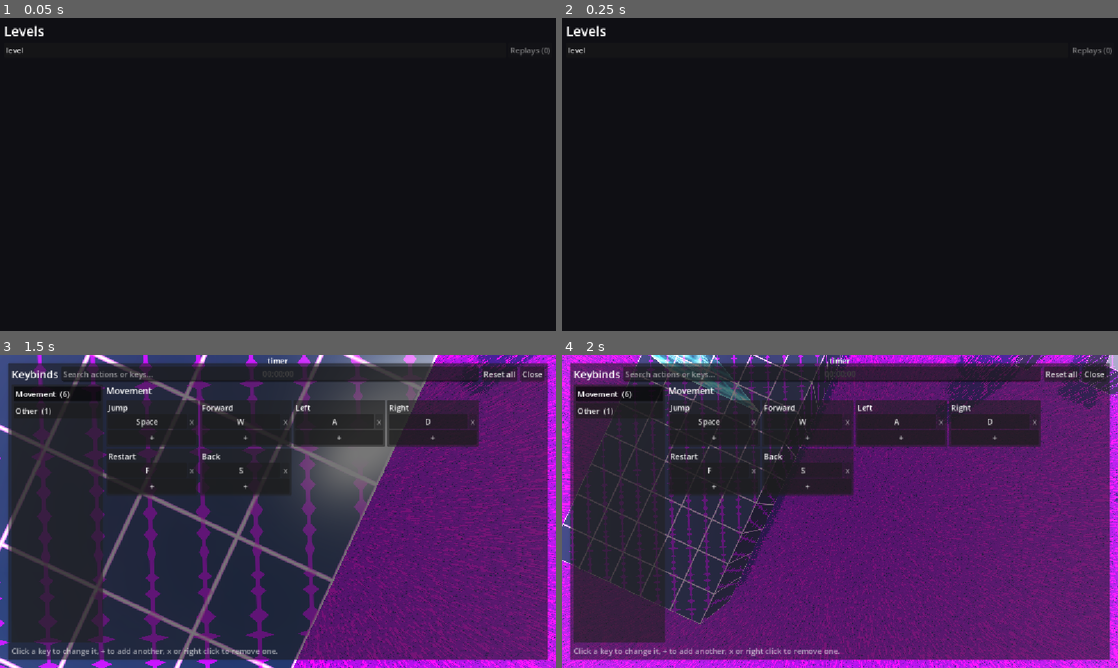
Above: before the commit, frames 1-4 (two rows, left to right).
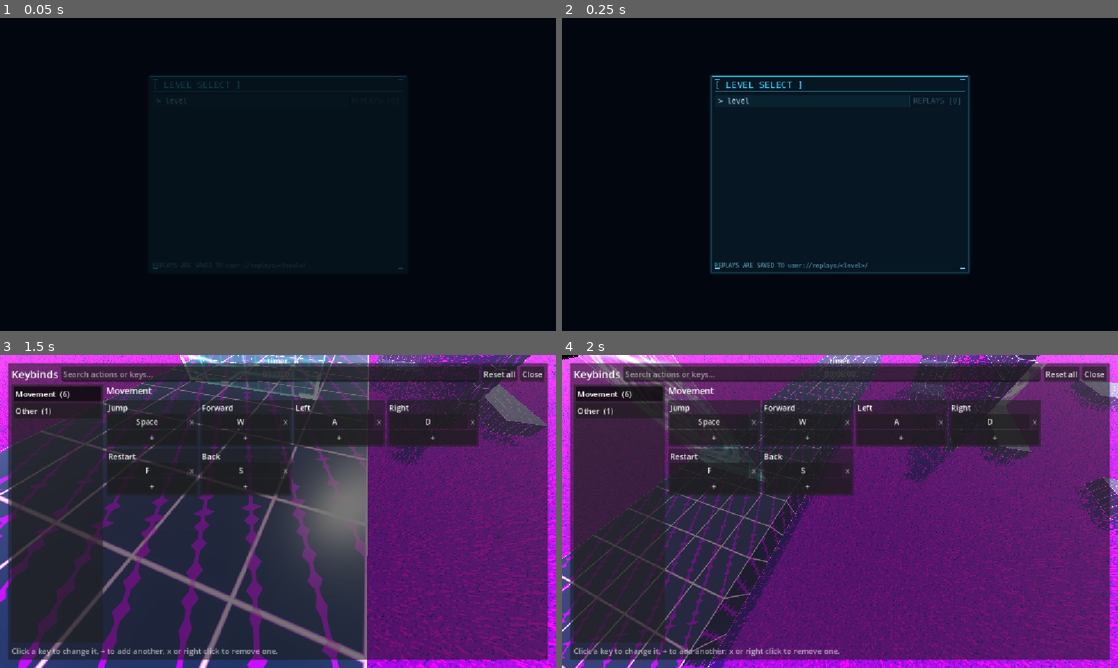
Above: after the commit, the same moments.

Repository: rsa17826/srtest
Game: Godot game, scene res://scenes/level-select/level-select.tscn
The game is run twice, just before and just after one commit, with the same random seed, the same clock (stepped at 60 frames per second) and the same inputs.
Inputs (mouse positions are in pixels of both pictures, inside the frame that each line leads up to):
- Up to frame 1 (0.05 s): no input
- Up to frame 2 (0.25 s): no input
- Up to frame 3 (1.5 s): click "level" (after the commit: "> level") at 0.5 s; tap Enter (ui_accept) at 1.25 s; move the mouse to (400, 495) at 1.27 s; hold D (right) from 1.28 s (still down); tap ` (show_keybinds) at 1.35 s; click (400, 495) at 1.42 s
- Up to frame 4 (2 s): keep holding D (right); tap Space (jump) at 1.52 s

The runs differ from the first frame. In frame 1, 0.8% of the frame differs, in the area x 0-99%, y 2-81%; in frame 2, 3.4%; in frame 3, 38%, in the area x 0-100%, y 0-100%; in frame 4, 36%.

Commit message:
NO MESSAGE SET

Diff:
--- a/level_select.gd
+++ b/level_select.gd
@@ -2,38 +2,51 @@
 # Root script of res://scenes/level_select.tscn (a single Control node). Set it as the main scene.
 
 var content: VBoxContainer
+var header: VBoxContainer
+var window: PanelContainer
 
 func _ready() -> void:
+  theme = SystemUI.theme()
   Input.mouse_mode = Input.MOUSE_MODE_VISIBLE
   set_anchors_and_offsets_preset(Control.PRESET_FULL_RECT)
+
   var bg := ColorRect.new()
-  bg.color = Color(0.06, 0.06, 0.08)
+  bg.color = Color(0.01, 0.03, 0.06)
   bg.set_anchors_and_offsets_preset(Control.PRESET_FULL_RECT)
   add_child(bg)
 
+  var center := CenterContainer.new()
+  center.set_anchors_and_offsets_preset(Control.PRESET_FULL_RECT)
+  add_child(center)
+
+  window = PanelContainer.new()
+  center.add_child(window)
+  SystemUI.add_brackets(window)
+
+  var vbox := VBoxContainer.new()
+  vbox.add_theme_constant_override("separation", 6)
+  window.add_child(vbox)
+
+  header = SystemUI.header("")
+  vbox.add_child(header)
+
   var scroll := ScrollContainer.new()
-  scroll.set_anchors_and_offsets_preset(Control.PRESET_FULL_RECT)
-  scroll.offset_left = 8
-  scroll.offset_top = 8
-  scroll.offset_right = -8
-  scroll.offset_bottom = -8
-  add_child(scroll)
+  scroll.custom_minimum_size = Vector2(520, 340)
+  scroll.horizontal_scroll_mode = ScrollContainer.SCROLL_MODE_DISABLED
+  vbox.add_child(scroll)
 
   content = VBoxContainer.new()
   content.size_flags_horizontal = Control.SIZE_EXPAND_FILL
-  content.add_theme_constant_override("separation", 4)
+  content.add_theme_constant_override("separation", 3)
   scroll.add_child(content)
+
+  vbox.add_child(SystemUI.dim_label("REPLAYS ARE SAVED TO user://replays/<level>/"))
   _show_levels()
+  SystemUI.fade_in(window)
 
 func _clear() -> void:
   for c in content.get_children():
     c.queue_free()
-
-func _label(text: String, size := 16) -> Label:
-  var l := Label.new()
-  l.text = text
-  l.add_theme_font_size_override("font_size", size)
-  return l
 
 func _button(text: String, callback: Callable) -> Button:
   var b := Button.new()
@@ -41,42 +54,42 @@
   b.pressed.connect(callback)
   return b
 
+func _row_button(text: String, callback: Callable) -> Button:
+  var b := _button("> " + text, callback)
+  b.size_flags_horizontal = Control.SIZE_EXPAND_FILL
+  b.alignment = HORIZONTAL_ALIGNMENT_LEFT
+  return b
+
 func _show_levels() -> void:
   _clear()
-  content.add_child(_label("Levels", 28))
-  log.pp(Replays.list_levels())
+  SystemUI.set_title(header, "Level Select")
   for path in Replays.list_levels():
     var row := HBoxContainer.new()
-    row.add_theme_constant_override("separation", 4)
+    row.add_theme_constant_override("separation", 3)
     content.add_child(row)
 
-    var name := Replays.level_name_of(path)
-    var play := _button(name, _play.bind(path))
-    play.size_flags_horizontal = Control.SIZE_EXPAND_FILL
-    play.alignment = HORIZONTAL_ALIGNMENT_LEFT
-    row.add_child(play)
+    var level := Replays.level_name_of(path)
+    row.add_child(_row_button(level, _play.bind(path)))
 
-    var count := Replays.list_replays(name).size()
-    var rep := _button("Replays (%d)" % count, _show_replays.bind(path))
+    var count := Replays.list_replays(level).size()
+    var rep := _button("REPLAYS [%d]" % count, _show_replays.bind(path))
     rep.disabled = count == 0
     row.add_child(rep)
 
 func _show_replays(level_path: String) -> void:
   _clear()
   var level := Replays.level_name_of(level_path)
-  content.add_child(_button("< Back", _show_levels))
-  content.add_child(_label("Replays - " + level, 28))
+  SystemUI.set_title(header, "Replays :: " + level)
+  content.add_child(_button("< BACK", _show_levels))
   for replay in Replays.list_replays(level):
     var row := HBoxContainer.new()
-    row.add_theme_constant_override("separation", 4)
+    row.add_theme_constant_override("separation", 3)
     content.add_child(row)
 
-    var watch := _button(Replays.pretty_name(replay), _watch.bind(level_path, replay))
-    watch.size_flags_horizontal = Control.SIZE_EXPAND_FILL
-    watch.alignment = HORIZONTAL_ALIGNMENT_LEFT
-    row.add_child(watch)
-
-    row.add_child(_button("Delete", _delete.bind(level_path, replay)))
+    row.add_child(_row_button(Replays.pretty_name(replay), _watch.bind(level_path, replay)))
+    var del := _button("DELETE", _delete.bind(level_path, replay))
+    SystemUI.make_danger(del)
+    row.add_child(del)
 
 func _play(level_path: String) -> void:
   Replays.pending_path = ""
--- a/scenes/replay-viewer/replay_viewer.gd
+++ b/scenes/replay-viewer/replay_viewer.gd
@@ -66,10 +66,8 @@
 
 func _build_ui() -> void:
   panel = PanelContainer.new()
-  var style := StyleBoxFlat.new()
-  style.bg_color = Color(0.07, 0.07, 0.09, 0.92)
-  style.set_content_margin_all(4)
-  panel.add_theme_stylebox_override("panel", style)
+  panel.theme = SystemUI.theme()
+  SystemUI.add_brackets(panel)
   panel.set_anchors_and_offsets_preset(Control.PRESET_BOTTOM_WIDE)
   panel.grow_vertical = Control.GROW_DIRECTION_BEGIN
   add_child(panel)
@@ -100,6 +98,7 @@
   info = Label.new()
   info.size_flags_horizontal = Control.SIZE_EXPAND_FILL
   info.horizontal_alignment = HORIZONTAL_ALIGNMENT_CENTER
+  info.add_theme_color_override("font_color", SystemUI.CYAN)
   row.add_child(info)
 
   btn_close = _make_button("Close", row, close)
--- /dev/null
+++ b/system_ui.gd
@@ -0,0 +1,120 @@
+class_name SystemUI
+# Shared "system window" look (LitRPG status window / sci-fi HUD): dark translucent
+# panels, thin cyan borders with a soft glow, corner brackets, monospace text.
+
+const CYAN := Color(0.25, 0.85, 1.0)
+const TEXT := Color(0.75, 0.95, 1.0)
+const DIM := Color(0.4, 0.65, 0.75)
+const BG := Color(0.02, 0.07, 0.12, 0.9)
+const DANGER := Color(1.0, 0.4, 0.4)
+
+static var _theme: Theme
+
+static func _box(bg: Color, border: Color, glow := 0.0, mx := 8, my := 4) -> StyleBoxFlat:
+  var s := StyleBoxFlat.new()
+  s.bg_color = bg
+  s.border_color = border
+  s.set_border_width_all(1)
+  s.content_margin_left = mx
+  s.content_margin_right = mx
+  s.content_margin_top = my
+  s.content_margin_bottom = my
+  if glow > 0.0:
+    s.shadow_color = Color(border, glow)
+    s.shadow_size = 6
+  return s
+
+static func theme() -> Theme:
+  if _theme != null:
+    return _theme
+  var t := Theme.new()
+  var font := SystemFont.new()
+  font.font_names = PackedStringArray(["Consolas", "Menlo", "DejaVu Sans Mono", "Courier New", "monospace"])
+  t.default_font = font
+  t.default_font_size = 15
+
+  t.set_color("font_color", "Label", TEXT)
+
+  t.set_stylebox("panel", "PanelContainer", _box(BG, Color(CYAN, 0.7), 0.25, 6, 6))
+
+  t.set_stylebox("normal", "Button", _box(Color(CYAN, 0.06), Color(CYAN, 0.45)))
+  t.set_stylebox("hover", "Button", _box(Color(CYAN, 0.18), CYAN, 0.3))
+  t.set_stylebox("pressed", "Button", _box(Color(CYAN, 0.32), CYAN))
+  t.set_stylebox("disabled", "Button", _box(Color(0, 0, 0, 0), Color(CYAN, 0.15)))
+  t.set_stylebox("focus", "Button", StyleBoxEmpty.new())
+  t.set_color("font_color", "Button", TEXT)
+  t.set_color("font_hover_color", "Button", Color.WHITE)
+  t.set_color("font_pressed_color", "Button", Color.WHITE)
+  t.set_color("font_disabled_color", "Button", Color(DIM, 0.4))
+
+  # slider: thin track, filled progress, small bar grabber
+  var track := _box(Color(CYAN, 0.1), Color(CYAN, 0.3), 0.0, 0, 3)
+  t.set_stylebox("slider", "HSlider", track)
+  t.set_stylebox("grabber_area", "HSlider", _box(Color(CYAN, 0.55), Color(CYAN, 0.55), 0.0, 0, 3))
+  t.set_stylebox("grabber_area_highlight", "HSlider", _box(CYAN, CYAN, 0.0, 0, 3))
+  var img := Image.create(4, 14, false, Image.FORMAT_RGBA8)
+  img.fill(CYAN)
+  var tex := ImageTexture.create_from_image(img)
+  for icon in ["grabber", "grabber_highlight", "grabber_disabled"]:
+    t.set_icon(icon, "HSlider", tex)
+
+  # scrollbar
+  t.set_stylebox("scroll", "VScrollBar", _box(Color(CYAN, 0.06), Color(CYAN, 0.0), 0.0, 2, 0))
+  t.set_stylebox("grabber", "VScrollBar", _box(Color(CYAN, 0.4), Color(CYAN, 0.0), 0.0, 2, 0))
+  t.set_stylebox("grabber_highlight", "VScrollBar", _box(Color(CYAN, 0.7), Color(CYAN, 0.0), 0.0, 2, 0))
+  t.set_stylebox("grabber_pressed", "VScrollBar", _box(CYAN, Color(CYAN, 0.0), 0.0, 2, 0))
+
+  _theme = t
+  return t
+
+# "[ TITLE ]" with a thin rule under it. Change later with set_title().
+static func header(text: String) -> VBoxContainer:
+  var box := VBoxContainer.new()
+  box.add_theme_constant_override("separation", 2)
+  var l := Label.new()
+  l.add_theme_color_override("font_color", CYAN)
+  l.add_theme_font_size_override("font_size", 19)
+  box.add_child(l)
+  var line := ColorRect.new()
+  line.color = Color(CYAN, 0.5)
+  line.custom_minimum_size.y = 1
+  box.add_child(line)
+  set_title(box, text)
+  return box
+
+static func set_title(header_box: VBoxContainer, text: String) -> void:
+  (header_box.get_child(0) as Label).text = "[ %s ]" % text.to_upper()
+
+static func dim_label(text: String) -> Label:
+  var l := Label.new()
+  l.text = text
+  l.add_theme_color_override("font_color", DIM)
+  l.add_theme_font_size_override("font_size", 12)
+  return l
+
+static func make_danger(b: Button) -> void:
+  b.add_theme_color_override("font_color", DANGER)
+  b.add_theme_color_override("font_hover_color", Color(1.0, 0.7, 0.7))
+
+# corner brackets drawn over a panel
+static func add_brackets(host: Control, length := 10.0) -> void:
+  var o := Control.new()
+  o.mouse_filter = Control.MOUSE_FILTER_IGNORE
+  host.add_child(o)
+  o.draw.connect(_draw_brackets.bind(o, length))
+
+static func _draw_brackets(o: Control, length: float) -> void:
+  var r := Rect2(Vector2(1, 1), o.size - Vector2(2, 2))
+  var corners := [
+    [r.position, Vector2(1, 1)],
+    [Vector2(r.end.x, r.position.y), Vector2(-1, 1)],
+    [Vector2(r.position.x, r.end.y), Vector2(1, -1)],
+    [r.end, Vector2(-1, -1)],
+  ]
+  for c in corners:
+    o.draw_line(c[0], c[0] + Vector2(c[1].x * length, 0), CYAN, 2.0)
+    o.draw_line(c[0], c[0] + Vector2(0, c[1].y * length), CYAN, 2.0)
+
+static func fade_in(c: Control) -> void:
+  c.modulate.a = 0.0
+  c.create_tween().tween_property(c, "modulate:a", 1.0, 0.25)
Not shown, added: system_ui.gd.uid
